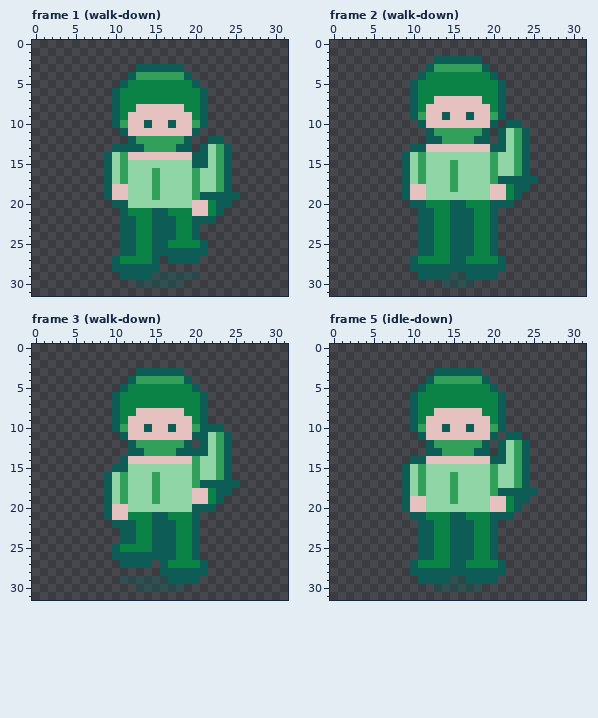
Pixel-art file -- assets/aseprite/actor_hero_sword.aseprite. Above: the version before the commit.
32x32 pixels, 52 frames. Shown: frame 1 (walk-down), frame 2 (walk-down), frame 3 (walk-down), frame 5 (idle-down). The commit also changed other frames, which this record leaves out.
The result:
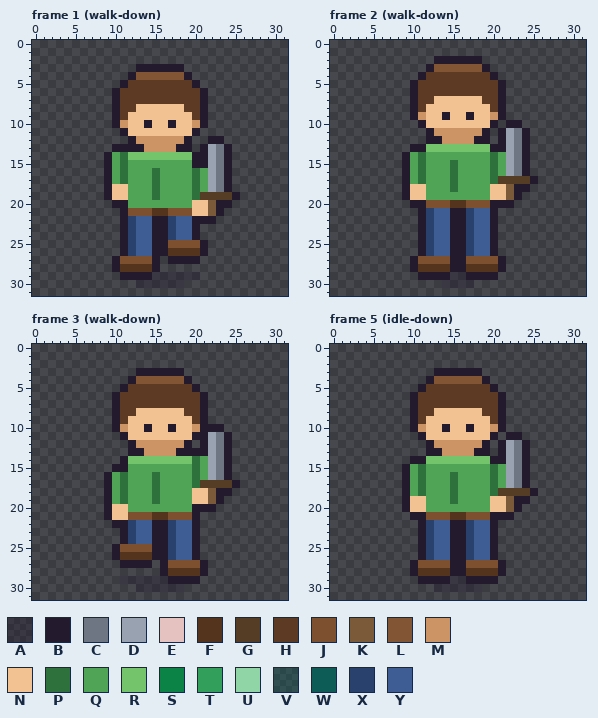
Palette (. is transparent): A #241a2e5a  B #241a2e  C #6e7684  D #99a2b0  E #e5c2c0  F #55341d  G #553d25  H #5c3a24  J #7d512f  K #7a5a38  L #825535  M #cc9464  N #f2c292  P #2f713c  Q #4fa555  R #74c46b  S #0c8346  T #329f5b  U #8fd5a6  V #0d5d565a  W #0d5d56  X #28416d  Y #3d5d94
Change:
--- frame 1 (walk-down), layers "actor", "shadow"
@@ x 7..27 @@
  2 .....................
- 3 ......WWWWWW.........
- 4 .....WTTTTTTW........
- 5 ....WSSSSSSSSW.......
- 6 ...WSSSSSSSSSSW......
- 7 ...WSSSSSSSSSSW......
- 8 ...WSSEEEEEESSW......
- 9 ...WSEEEEEEEESW......
-10 ...WTEEWEEWEETW......
-11 ....WEEEEEEEEW.......
-12 .....WTTTTTTW..WW....
-13 ...WWWWTTTTWW.WUTW...
-14 ..WUTEEEEEEEEWWUTW...
-15 ..WUTUUUUUUUUWWUTW...
-16 ..WUTUUUTUUUUTUUTW...
-17 ..WUTUUUTUUUUTUUTW...
-18 ..WEEUUUTUUUUTUUTW...
-19 ..WEEUUUTUUUUTWWWWW..
-20 ...WWUUUUUUUUEESWW...
-21 ....WSSSWWSSSEESW....
-22 ....WWSSWWWSSWWW.....
-23 ....WWSSWWWSSW.......
-24 ....WWSSWWWSSW.......
-25 ....WWSSWWSSSSW......
-26 ....WWSSWWWWWWW......
-27 ...WSSSSW.WWWW.......
-28 ...WWWWWW............
-29 ....WWWWVVVVVV.......
-30 ......VVVVVV.........
+ 3 ......BBBBBB.........
+ 4 .....BLLLLLLB........
+ 5 ....BHHHHHHHHB.......
+ 6 ...BHHHHHHHHHHB......
+ 7 ...BHHHHHHHHHHB......
+ 8 ...BHHNNNNNNHHB......
+ 9 ...BHNNNNNNNNHB......
+10 ...BMNNBNNBNNMB......
+11 ....BNNNNNNNNB.......
+12 .....BMMMMMMB..BB....
+13 ...BBBBMMMMBB.BDCB...
+14 ..BQPRRRRRRRRBBDCB...
+15 ..BQPQQQQQQQQBBDCB...
+16 ..BQPQQQPQQQQPQDCB...
+17 ..BQPQQQPQQQQPQDCB...
+18 ..BNNQQQPQQQQPQDCB...
+19 ..BNNQQQPQQQQPGGGGB..
+20 ...BBQQQQQQQQNNKBB...
+21 ....BJJJFFJJJNNKB....
+22 ....BXYYBBXYYBBB.....
+23 ....BXYYBBXYYB.......
+24 ....BXYYBBXYYB.......
+25 ....BXYYBBJJJJB......
+26 ....BXYYBBFFFFB......
+27 ...BJJJJB.BBBB.......
+28 ...BFFFFB............
+29 ....BBBBAAAAAA.......
+30 ......AAAAAA.........
 31 .....................
--- frame 2 (walk-down), layers "actor", "shadow"
@@ x 7..27 @@
  1 .....................
- 2 ......WWWWWW.........
- 3 .....WTTTTTTW........
- 4 ....WSSSSSSSSW.......
- 5 ...WSSSSSSSSSSW......
- 6 ...WSSSSSSSSSSW......
- 7 ...WSSEEEEEESSW......
- 8 ...WSEEEEEEEESW......
- 9 ...WTEEWEEWEETW......
-10 ....WEEEEEEEEW.WW....
-11 .....WTTTTTTW.WUTW...
-12 .....WWTTTTWW.WUTW...
-13 ...WWEEEEEEEEWWUTW...
-14 ..WUTUUUUUUUUTUUTW...
-15 ..WUTUUUTUUUUTUUTW...
-16 ..WUTUUUTUUUUTUUTW...
-17 ..WUTUUUTUUUUTWWWWW..
-18 ..WEEUUUTUUUUEESWW...
-19 ..WEEUUUUUUUUEESW....
-20 ...WWSSSWWSSSWWW.....
-21 ....WWSSWWWSSW.......
-22 ....WWSSWWWSSW.......
-23 ....WWSSWWWSSW.......
-24 ....WWSSWWWSSW.......
-25 ....WWSSWWWSSW.......
-26 ....WWSSWWWSSW.......
-27 ...WSSSSWWSSSSW......
-28 ...WWWWWWWWWWWW......
-29 ....WWWWVVWWWW.......
-30 .......VVVV..........
+ 2 ......BBBBBB.........
+ 3 .....BLLLLLLB........
+ 4 ....BHHHHHHHHB.......
+ 5 ...BHHHHHHHHHHB......
+ 6 ...BHHHHHHHHHHB......
+ 7 ...BHHNNNNNNHHB......
+ 8 ...BHNNNNNNNNHB......
+ 9 ...BMNNBNNBNNMB......
+10 ....BNNNNNNNNB.BB....
+11 .....BMMMMMMB.BDCB...
+12 .....BBMMMMBB.BDCB...
+13 ...BBRRRRRRRRBBDCB...
+14 ..BQPQQQQQQQQPQDCB...
+15 ..BQPQQQPQQQQPQDCB...
+16 ..BQPQQQPQQQQPQDCB...
+17 ..BQPQQQPQQQQPGGGGB..
+18 ..BNNQQQPQQQQNNKBB...
+19 ..BNNQQQQQQQQNNKB....
+20 ...BBJJJFFJJJBBB.....
+21 ....BXYYBBXYYB.......
+22 ....BXYYBBXYYB.......
+23 ....BXYYBBXYYB.......
+24 ....BXYYBBXYYB.......
+25 ....BXYYBBXYYB.......
+26 ....BXYYBBXYYB.......
+27 ...BJJJJBBJJJJB......
+28 ...BFFFFBBFFFFB......
+29 ....BBBBAABBBB.......
+30 .......AAAA..........
 31 .....................
--- frame 3 (walk-down), layers "actor", "shadow"
@@ x 7..27 @@
  2 .....................
- 3 ......WWWWWW.........
- 4 .....WTTTTTTW........
- 5 ....WSSSSSSSSW.......
- 6 ...WSSSSSSSSSSW......
- 7 ...WSSSSSSSSSSW......
- 8 ...WSSEEEEEESSW......
- 9 ...WSEEEEEEEESW......
-10 ...WTEEWEEWEETWWW....
-11 ....WEEEEEEEEWWUTW...
-12 .....WTTTTTTW.WUTW...
-13 .....WWTTTTWWWWUTW...
-14 ....WEEEEEEEETUUTW...
-15 ...WWUUUUUUUUTUUTW...
-16 ..WUTUUUTUUUUTUUTW...
-17 ..WUTUUUTUUUUTWWWWW..
-18 ..WUTUUUTUUUUEESWW...
-19 ..WUTUUUTUUUUEESW....
-20 ..WEEUUUUUUUUWWW.....
-21 ..WEESSSWWSSSW.......
-22 ...WWWSSWWWSSW.......
-23 ....WWSSWWWSSW.......
-24 ....WWSSWWWSSW.......
-25 ...WSSSSWWWSSW.......
-26 ...WWWWWWWWSSW.......
-27 ....WWWW.WSSSSW......
-28 .........WWWWWW......
-29 ....VVVVVVWWWW.......
-30 ......VVVVVV.........
+ 3 ......BBBBBB.........
+ 4 .....BLLLLLLB........
+ 5 ....BHHHHHHHHB.......
+ 6 ...BHHHHHHHHHHB......
+ 7 ...BHHHHHHHHHHB......
+ 8 ...BHHNNNNNNHHB......
+ 9 ...BHNNNNNNNNHB......
+10 ...BMNNBNNBNNMBBB....
+11 ....BNNNNNNNNBBDCB...
+12 .....BMMMMMMB.BDCB...
+13 .....BBMMMMBBBBDCB...
+14 ....BRRRRRRRRPQDCB...
+15 ...BBQQQQQQQQPQDCB...
+16 ..BQPQQQPQQQQPQDCB...
+17 ..BQPQQQPQQQQPGGGGB..
+18 ..BQPQQQPQQQQNNKBB...
+19 ..BQPQQQPQQQQNNKB....
+20 ..BNNQQQQQQQQBBB.....
+21 ..BNNJJJFFJJJB.......
+22 ...BBXYYBBXYYB.......
+23 ....BXYYBBXYYB.......
+24 ....BXYYBBXYYB.......
+25 ...BJJJJBBXYYB.......
+26 ...BFFFFBBXYYB.......
+27 ....BBBB.BJJJJB......
+28 .........BFFFFB......
+29 ....AAAAAABBBB.......
+30 ......AAAAAA.........
 31 .....................
--- frame 5 (idle-down), layers "actor", "shadow"
@@ x 7..27 @@
  2 .....................
- 3 ......WWWWWW.........
- 4 .....WTTTTTTW........
- 5 ....WSSSSSSSSW.......
- 6 ...WSSSSSSSSSSW......
- 7 ...WSSSSSSSSSSW......
- 8 ...WSSEEEEEESSW......
- 9 ...WSEEEEEEEESW......
-10 ...WTEEWEEWEETW......
-11 ....WEEEEEEEEW.WW....
-12 .....WTTTTTTW.WUTW...
-13 .....WWTTTTWW.WUTW...
-14 ...WWEEEEEEEEWWUTW...
-15 ..WUTUUUUUUUUTUUTW...
-16 ..WUTUUUTUUUUTUUTW...
-17 ..WUTUUUTUUUUTUUTW...
-18 ..WUTUUUTUUUUTWWWWW..
-19 ..WEEUUUTUUUUEESWW...
-20 ..WEEUUUUUUUUEESW....
-21 ...WWSSSWWSSSWWW.....
-22 ....WWSSWWWSSW.......
-23 ....WWSSWWWSSW.......
-24 ....WWSSWWWSSW.......
-25 ....WWSSWWWSSW.......
-26 ....WWSSWWWSSW.......
-27 ...WSSSSWWSSSSW......
-28 ...WWWWWWWWWWWW......
-29 ....WWWWVVWWWW.......
-30 ......VVVVVV.........
+ 3 ......BBBBBB.........
+ 4 .....BLLLLLLB........
+ 5 ....BHHHHHHHHB.......
+ 6 ...BHHHHHHHHHHB......
+ 7 ...BHHHHHHHHHHB......
+ 8 ...BHHNNNNNNHHB......
+ 9 ...BHNNNNNNNNHB......
+10 ...BMNNBNNBNNMB......
+11 ....BNNNNNNNNB.BB....
+12 .....BMMMMMMB.BDCB...
+13 .....BBMMMMBB.BDCB...
+14 ...BBRRRRRRRRBBDCB...
+15 ..BQPQQQQQQQQPQDCB...
+16 ..BQPQQQPQQQQPQDCB...
+17 ..BQPQQQPQQQQPQDCB...
+18 ..BQPQQQPQQQQPGGGGB..
+19 ..BNNQQQPQQQQNNKBB...
+20 ..BNNQQQQQQQQNNKB....
+21 ...BBJJJFFJJJBBB.....
+22 ....BXYYBBXYYB.......
+23 ....BXYYBBXYYB.......
+24 ....BXYYBBXYYB.......
+25 ....BXYYBBXYYB.......
+26 ....BXYYBBXYYB.......
+27 ...BJJJJBBJJJJB......
+28 ...BFFFFBBFFFFB......
+29 ....BBBBAABBBB.......
+30 ......AAAAAA.........
 31 .....................
Pixel boxes of the changes (left, top, right, bottom) in both pictures:
changed: (104, 64, 240, 288)
changed: (402, 56, 538, 288)
changed: (104, 368, 240, 592)
changed: (402, 368, 538, 592)
